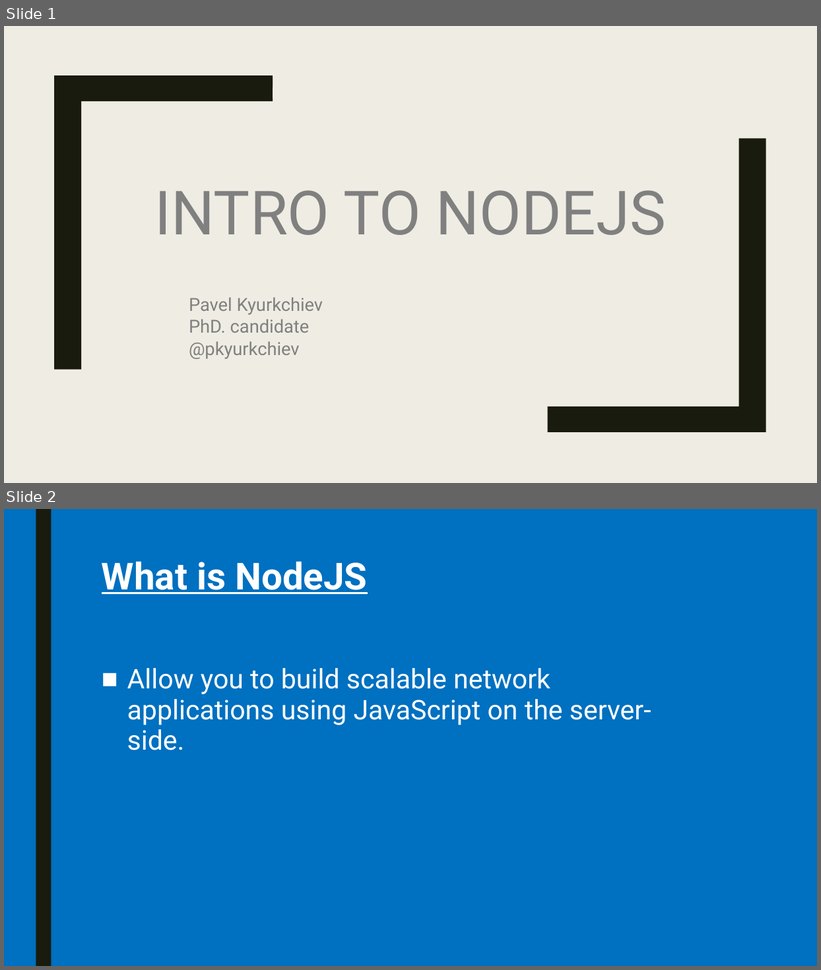
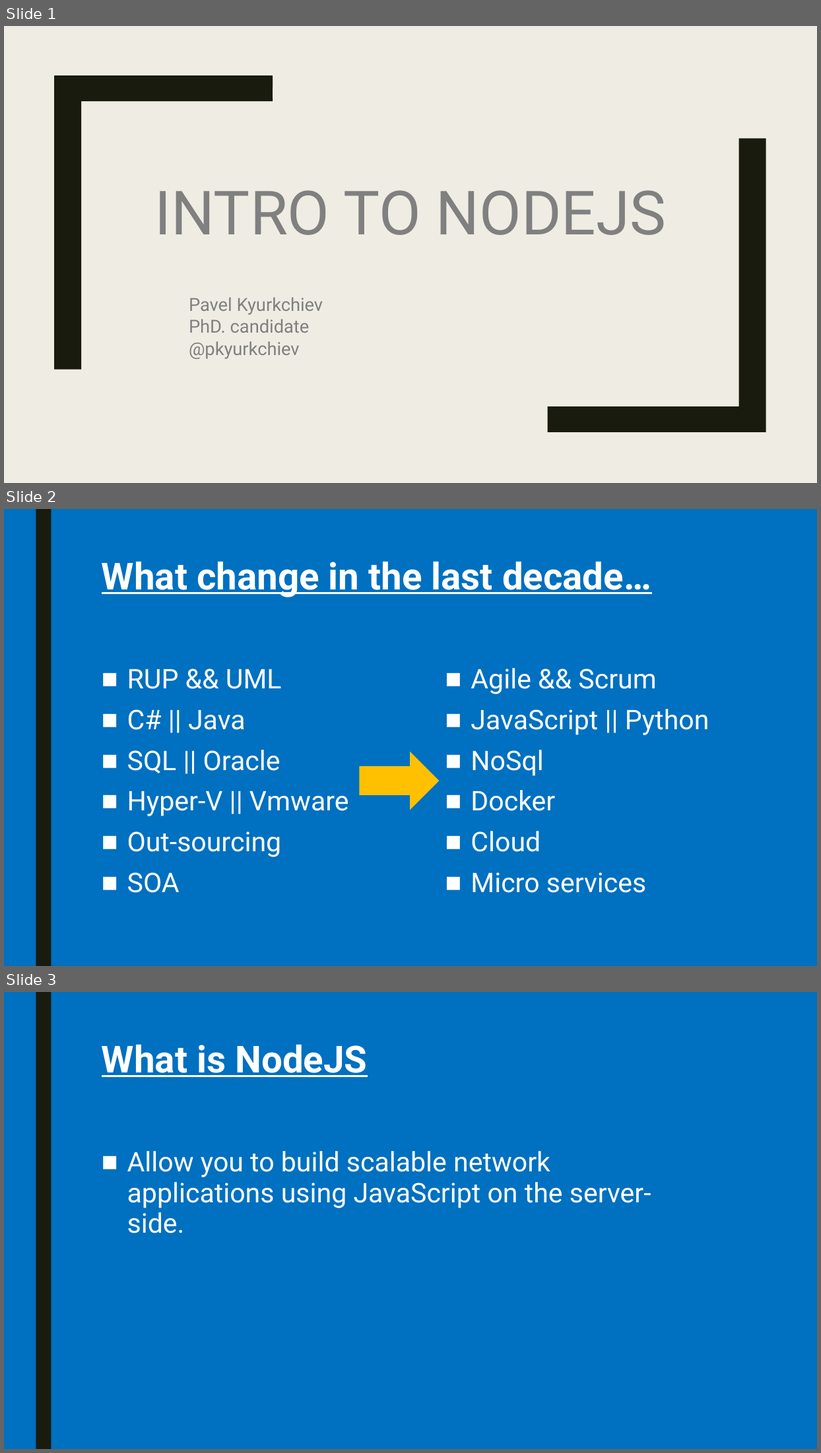
Before and after one commit to pkyurkchiev/mean-stack, a slide deck: slides/NodeJS.pptx. Shown one above the other, each under a label of ours: slides 1 and 2 before the commit, slides 1, 2 and 3 after it. The pictures are 821x970 and 821x1453 pixels, drawn with LibreOffice and Linux fonts; fonts in the diff are those of the drawing. Boxes give left, top, right and bottom in pixels: in the first picture for what was removed or moved away, otherwise in the second. Text is boxed around its words. In the diff, an @@ line names an element or a change of style, - is before the commit and + after.

```diff
--- a/slides/NodeJS.pptx
+++ b/slides/NodeJS.pptx
@@ slide 2 added at box(4, 509, 817, 966), background #0070C0; not listed: 1 template element that a slide beside it also shows @@
@@ title added at box(102, 561, 651, 597), 44 pt, text #FFFFFF, bold, underline @@
+What change in the last decade…
@@ text added at box(127, 669, 349, 893), 32 pt, text #FFFFFF @@
+■ RUP && UML
+■ C# || Java
+■ SQL || Oracle
+■ Hyper-V || Vmware
+■ Out-sourcing
+■ SOA
@@ text added at box(471, 668, 710, 893), 32 pt, text #FFFFFF @@
+■ Agile && Scrum
+■ JavaScript || Python
+■ NoSql
+■ Docker
+■ Cloud
+■ Micro services
@@ right arrow added at box(360, 752, 440, 811), fill #FFC000 @@
@@ what was slide 2 is now slide 3 @@
```
Also in this commit, not shown: 10 other slides added, 1 slide removed.
